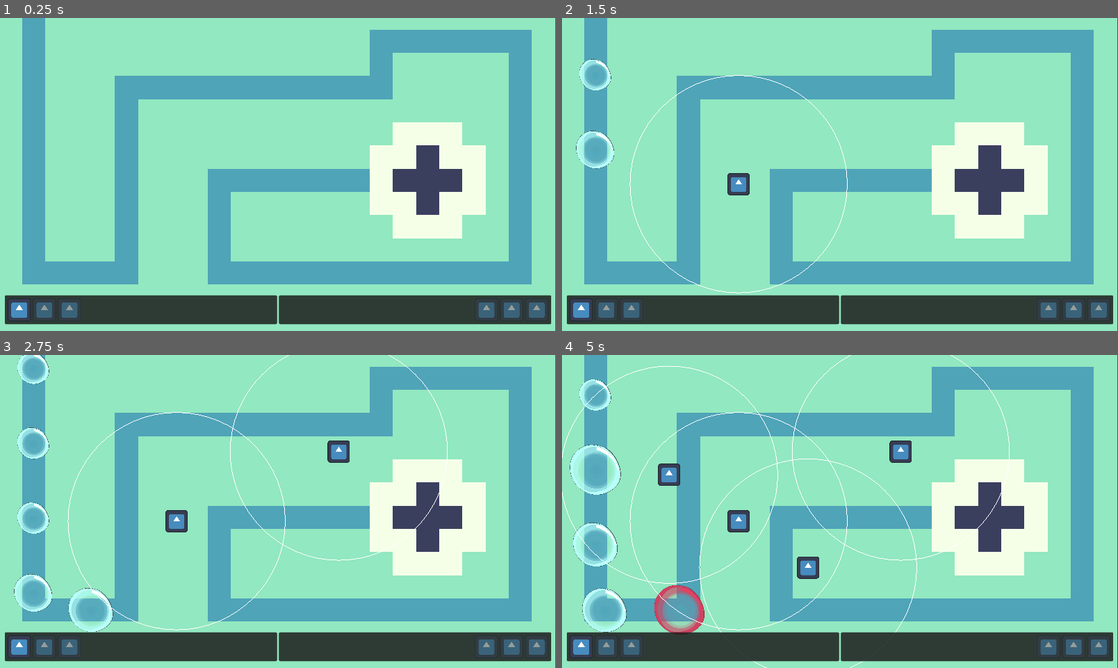
Above: before the commit, frames 1-4 (two rows, left to right).
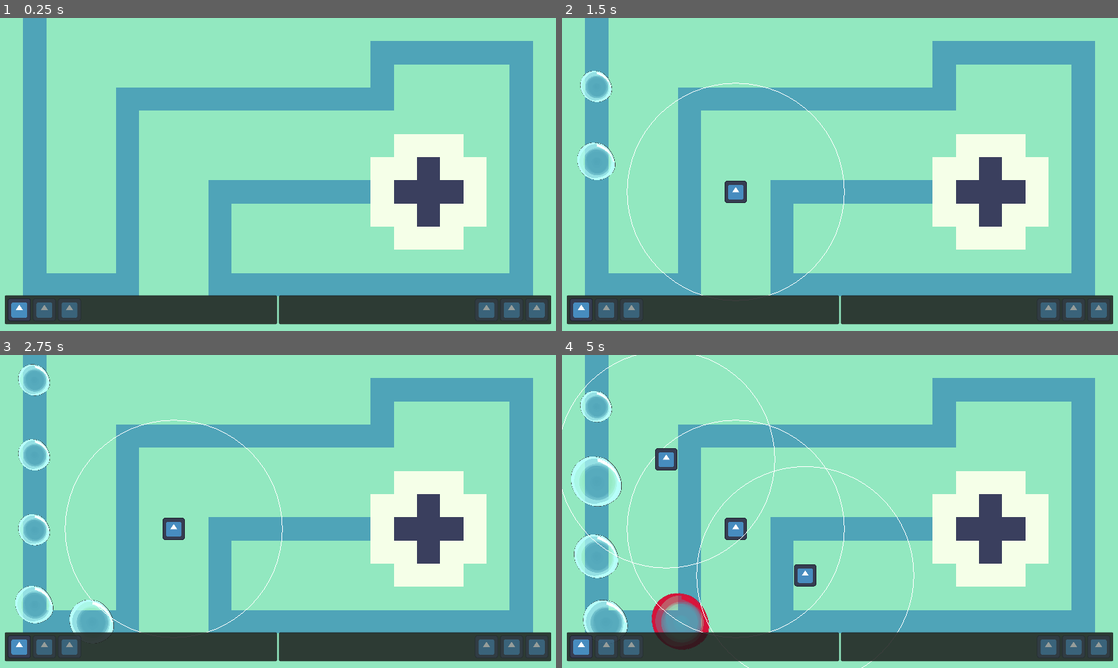
Above: after the commit, the same moments.

Repository: JustPause/GameJam2025
Game: Godot game, scene res://Scene/Green Lands.tscn
Two runs of this game, one before a commit and one after it. Both use one fixed random seed, a clock stepped at 60 frames per second and the inputs below. The engine's default icon, where the game draws it, is replaced by a stand-in: a white triangle on a blue panel in a dark square. Sound files missing from this copy of the repository are replaced by a short silence.
Inputs (mouse positions are in pixels of both pictures, inside the frame that each line leads up to):
- Up to frame 1 (0.25 s): no input
- Up to frame 2 (1.5 s): tap Enter at 0.5 s; move the mouse to (962, 158) at 0.52 s; click (962, 158) at 0.67 s; tap Space at 0.77 s; move the mouse to (728, 190) at 1.27 s; click (728, 190) at 1.42 s
- Up to frame 3 (2.75 s): tap Space at 1.52 s; move the mouse to (333, 442) at 2.02 s; click (333, 442) at 2.17 s
- Up to frame 4 (5 s): move the mouse to (812, 574) at 2.77 s; click (812, 574) at 2.92 s; tap Space at 3.02, 3.77, 4.52 s; move the mouse to (1006, 558) at 3.52 s; click (1006, 558) at 3.67 s; move the mouse to (673, 464) at 4.27 s; click (673, 464) at 4.42 s

The runs differ from the first frame. In frame 1, 16% of the frame differs, in the area x 4-100%, y 0-100%; in frame 2, 18%; in frame 3, 19%; in frame 4, 21%, in the area x 0-100%, y 0-100%.

Commit message:
Looking good

Diff:
--- a/Scene/Buildings.gd
+++ b/Scene/Buildings.gd
@@ -1,16 +1,13 @@
 extends Node2D
 
-var node : Node2D
+var map_node : Node2D
 const GRID_SIZE = Vector2(16, 16)
 var turret=[]
-var parent : Node2D
 
 func _ready() -> void:
-	node = get_parent().get_node("Map")
+	map_node = get_parent().get_node("Map")
 	snap_to_grid()
 	turret.append(preload("res://entities/turret/air_blower.tscn"))
-	parent=get_parent()
-
 
 func _process(delta: float) -> void:
 	pass
@@ -22,13 +19,13 @@
 func add_turret(turret_name, grid_position: Vector2):
 	var turret = turret_name.instantiate()
 
-	turret.position = grid_position * GRID_SIZE +Vector2(16*6,16*3) + parent.transform.get_origin()
+	turret.position = grid_position * GRID_SIZE+ Vector2(8,8)
 
 	add_child(turret)
 
 func _input(event: InputEvent) -> void:
 	if event is InputEventMouseButton and event.button_index == MOUSE_BUTTON_LEFT and event.pressed:
-		var tile = node.get_clicked_tile()
+		var tile = map_node.get_clicked_tile()
 
 		if typeof(tile) == TYPE_VECTOR2I:
 			add_turret(turret[0], tile)
--- a/Scene/Green Lands.tscn
+++ b/Scene/Green Lands.tscn
@@ -54,12 +54,11 @@
 tile_set = SubResource("TileSet_ierxv")
 
 [node name="Buildings" type="Node2D" parent="."]
-position = Vector2(-258.999, -114)
 scale = Vector2(3, 3)
 script = ExtResource("4_kpbxv")
 
 [node name="Camera2D" type="Camera2D" parent="."]
-position = Vector2(578, 348)
+position = Vector2(576, 324)
 
 [node name="Ui" parent="Camera2D" instance=ExtResource("1_vwbbn")]
 offset_left = 0.0
